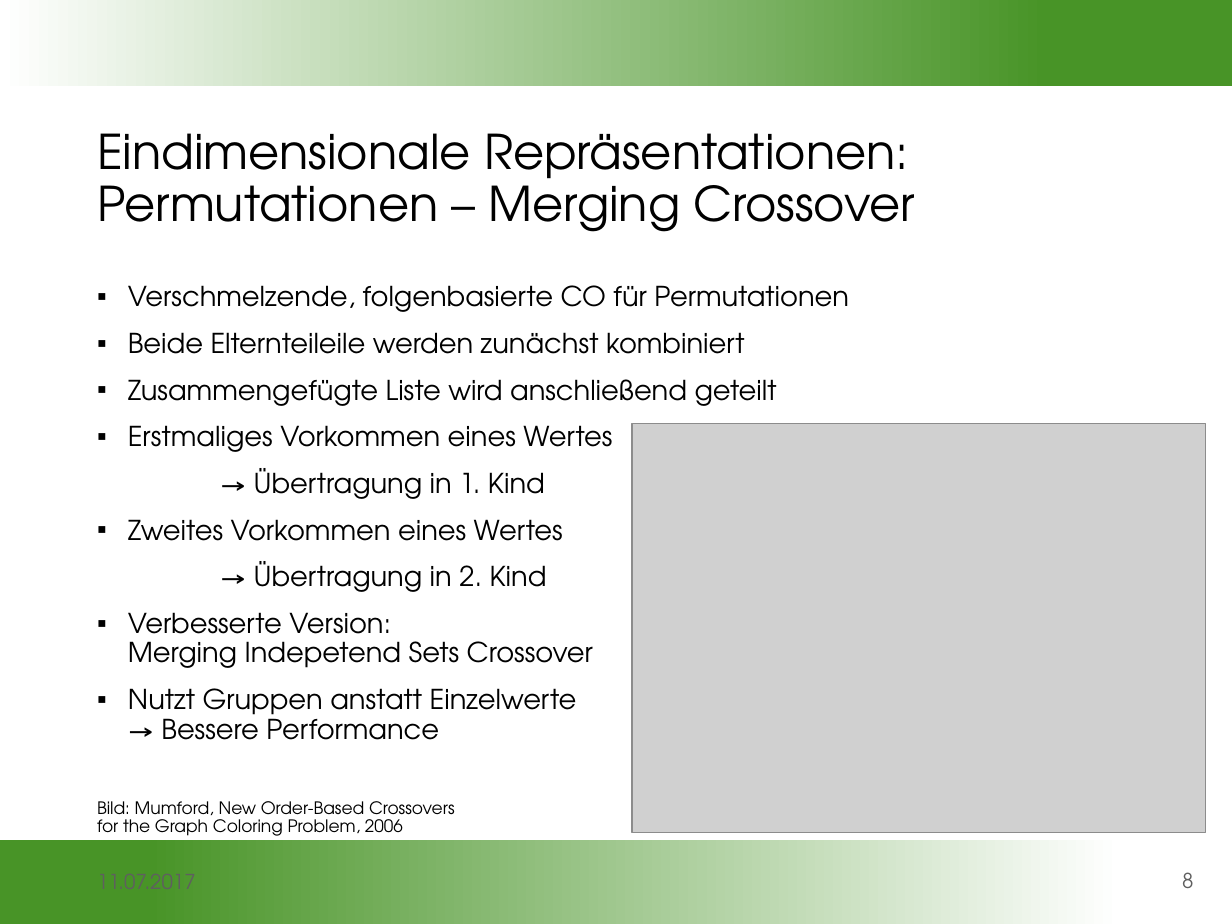
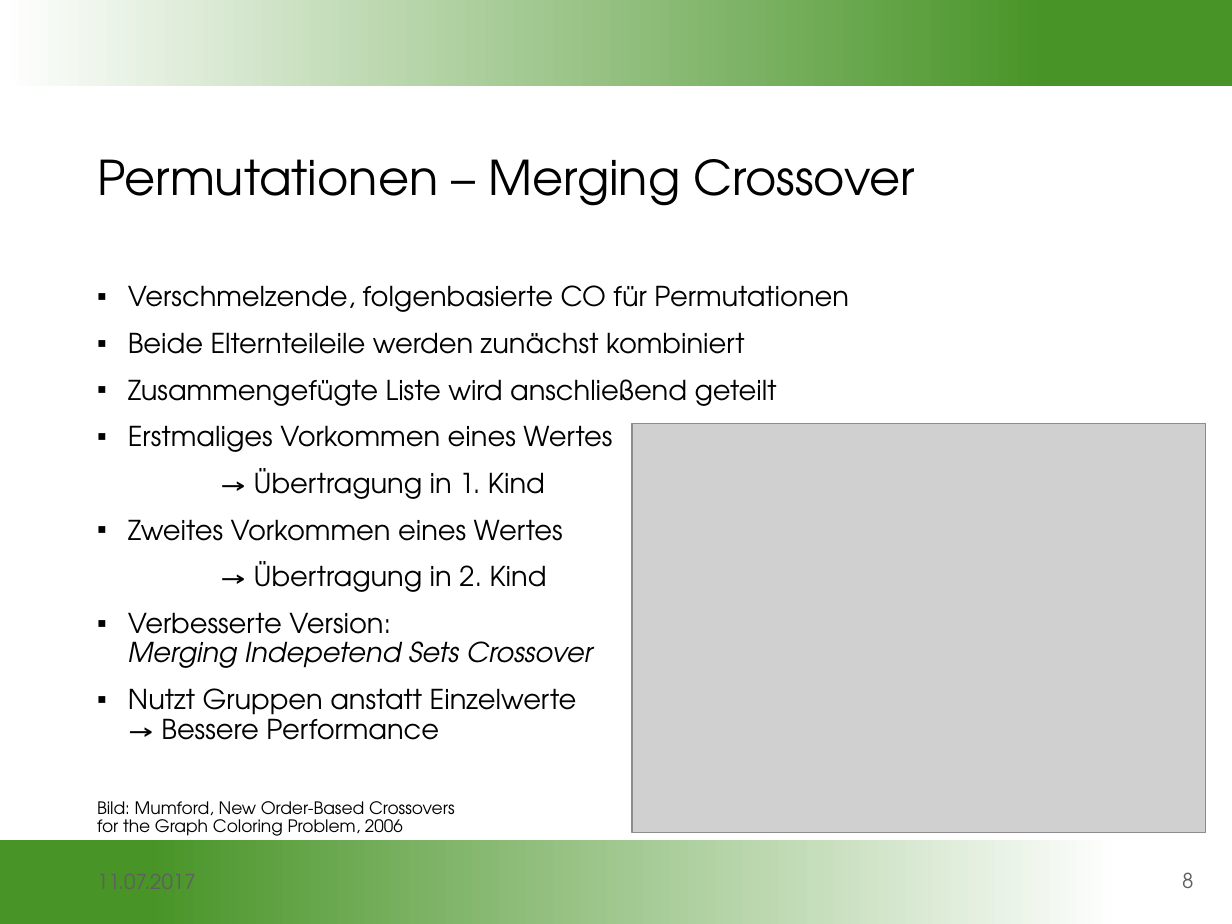
Before and after one commit to gobo7793/OC-Seminar, a slide deck: slide 8 of Vortragsfolien.pptx. Drawn at 1232x924 pixels with LibreOffice and Linux fonts; fonts in the diff are those of the drawing; grey boxes stand for pictures; background and template pictures are left out. Boxes give left, top, right and bottom in pixels: in the first picture for what was removed or moved away, otherwise in the second. Text is boxed around its words. In the diff, an @@ line names an element or a change of style, - is before the commit and + after.

```diff
--- a/Vortragsfolien.pptx
+++ b/Vortragsfolien.pptx
@@ title at box(97, 159, 915, 206): text changed @@
-Eindimensionale Repräsentationen:
-Permutationen – Merging Crossover
+Permutationen – Merging Crossover
@@ text at box(128, 612, 593, 668): italic on in "Merging Indepetend Sets Crossover" @@
```
Also in this commit, not shown: 11 other slides changed.
